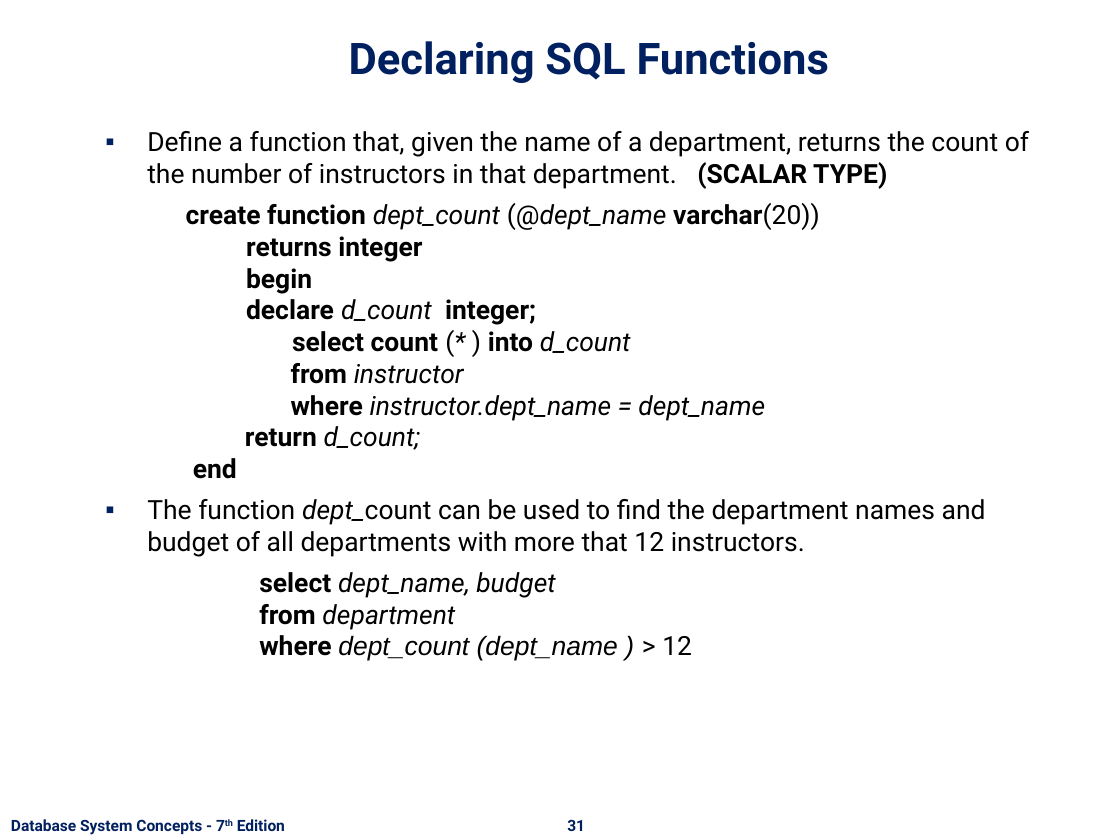
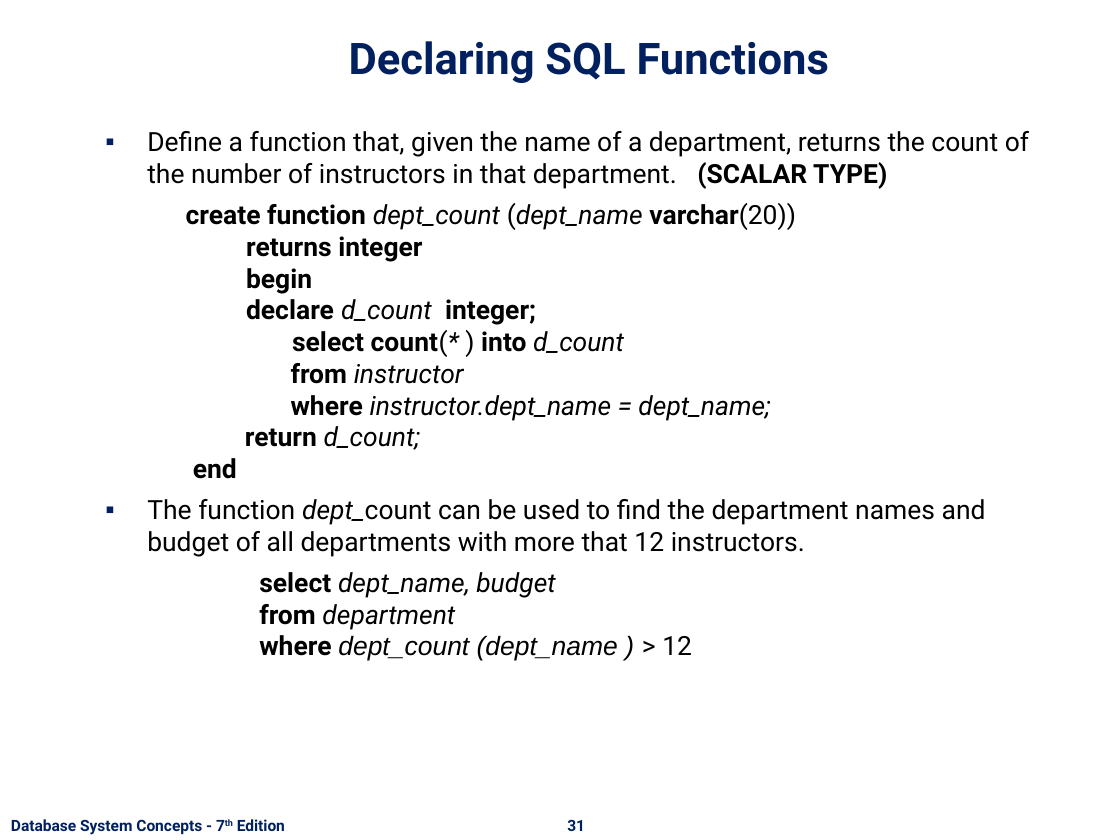
Before and after one commit to nashurgessa/DB-practices, a slide deck: slide 31 of Slides/L18-24 Advanced SQL.pptx. Drawn at 1120x840 pixels with LibreOffice and Linux fonts; fonts in the diff are those of the drawing; background and template pictures are left out. Boxes give left, top, right and bottom in pixels: in the first picture for what was removed or moved away, otherwise in the second. Text is boxed around its words. In the diff, an @@ line names an element or a change of style, - is before the commit and + after.

```diff
--- a/Slides/L18-24 Advanced SQL.pptx
+++ b/Slides/L18-24 Advanced SQL.pptx
@@ text at [186, 203, 796, 479]: text changed @@
-create function dept_count (@dept_name varchar(20))
-returns integer
-begin
-declare d_count integer;
-select count (* ) into d_count
-from instructor
-where instructor.dept_name = dept_name
-return d_count;
-end
+create function dept_count (dept_name varchar(20))
+returns integer
+begin
+declare d_count integer;
+select count(* ) into d_count
+from instructor
+where instructor.dept_name = dept_name;
+return d_count;
+end
```
Also in this commit, not shown: 12 other slides changed, 2 slides added, 3 other files.
